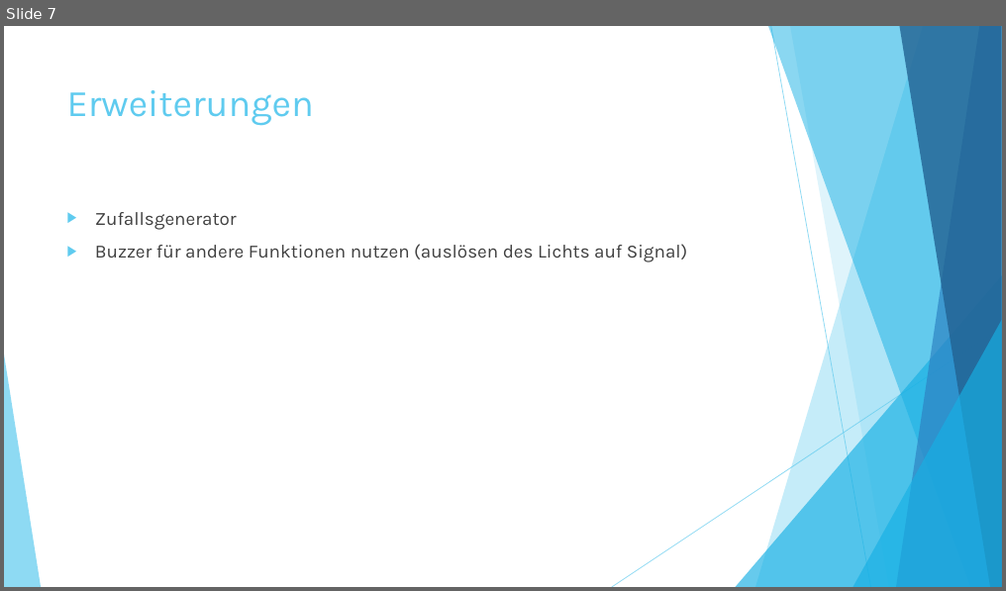
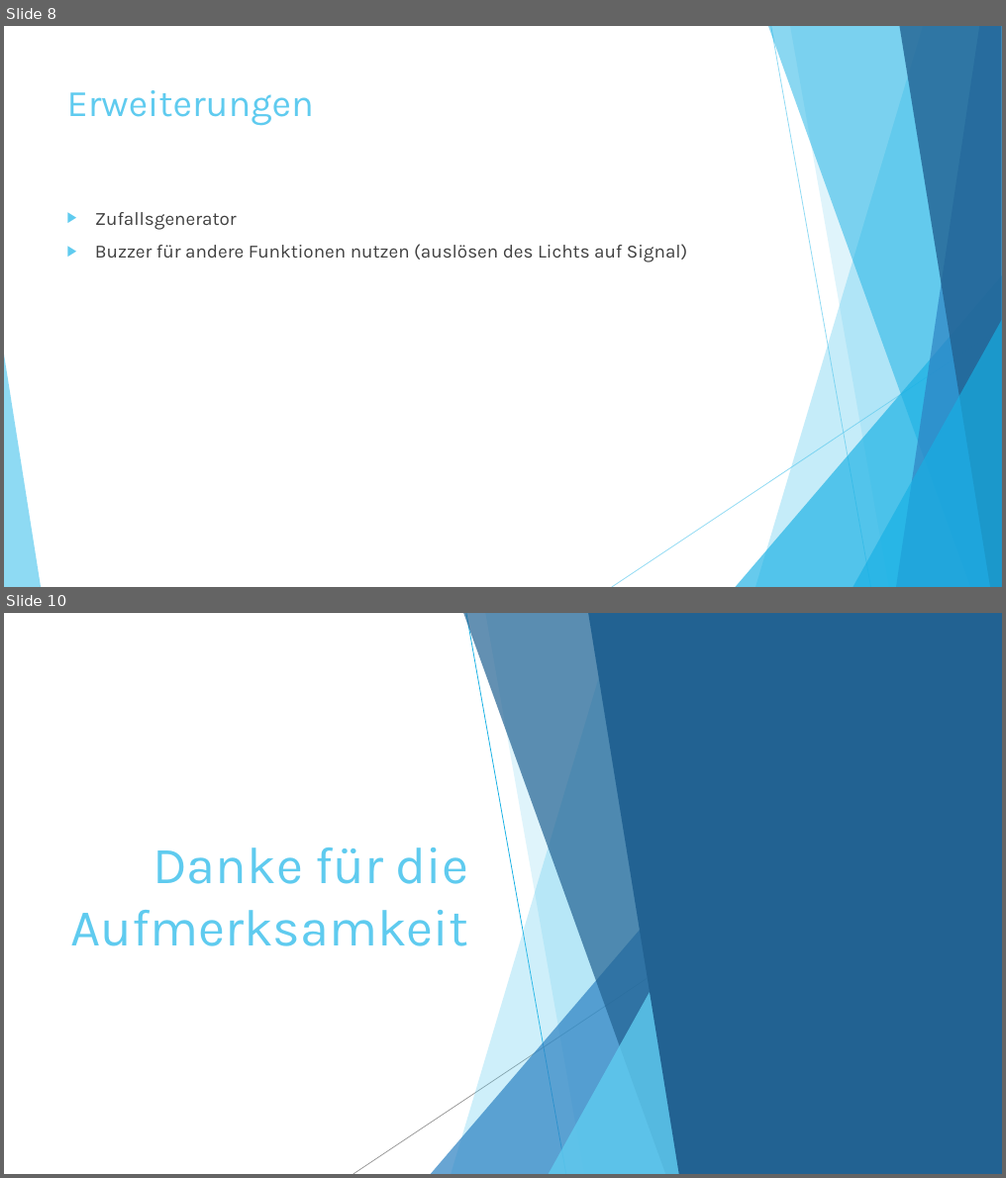
Before and after one commit to assamblerbuzzer/Buzzer, a slide deck: Buzzer.pptx. Shown one above the other, each under a label of ours: slide 7 before the commit, slides 8 and 10 after it; the slides between them are not shown. The pictures are 1006x591 and 1006x1178 pixels, drawn with LibreOffice and Linux fonts; fonts in the diff are those of the drawing. Boxes give left, top, right and bottom in pixels: in the first picture for what was removed or moved away, otherwise in the second. Text is boxed around its words. In the diff, an @@ line names an element or a change of style, - is before the commit and + after.

```diff
--- a/Buzzer.pptx
+++ b/Buzzer.pptx
@@ slide 10 added at (x1=4, y1=613, x2=1002, y2=1174), background #FFFFFF; not listed: 10 template elements that a slide beside it also shows @@
@@ rectangle added at (x1=4, y1=613, x2=1002, y2=1174), fill #FFFFFF @@
@@ freeform shape added at (x1=588, y1=613, x2=1002, y2=1174), fill #226292 @@
@@ title added at (x1=70, y1=848, x2=469, y2=947), 50 pt, text #5FCBEF @@
+Danke für die Aufmerksamkeit
@@ group added at (x1=353, y1=613, x2=744, y2=1174): 3 freeform shapes, 2 lines, 2 triangles @@
@@ group added at (x1=4, y1=613, x2=1002, y2=1174): 6 freeform shapes, 2 lines, 2 triangles @@
@@ what was slide 7 is now slide 8 @@
```
Also in this commit, not shown: 4 slides changed, 1 other slide added, 1 slide removed.
